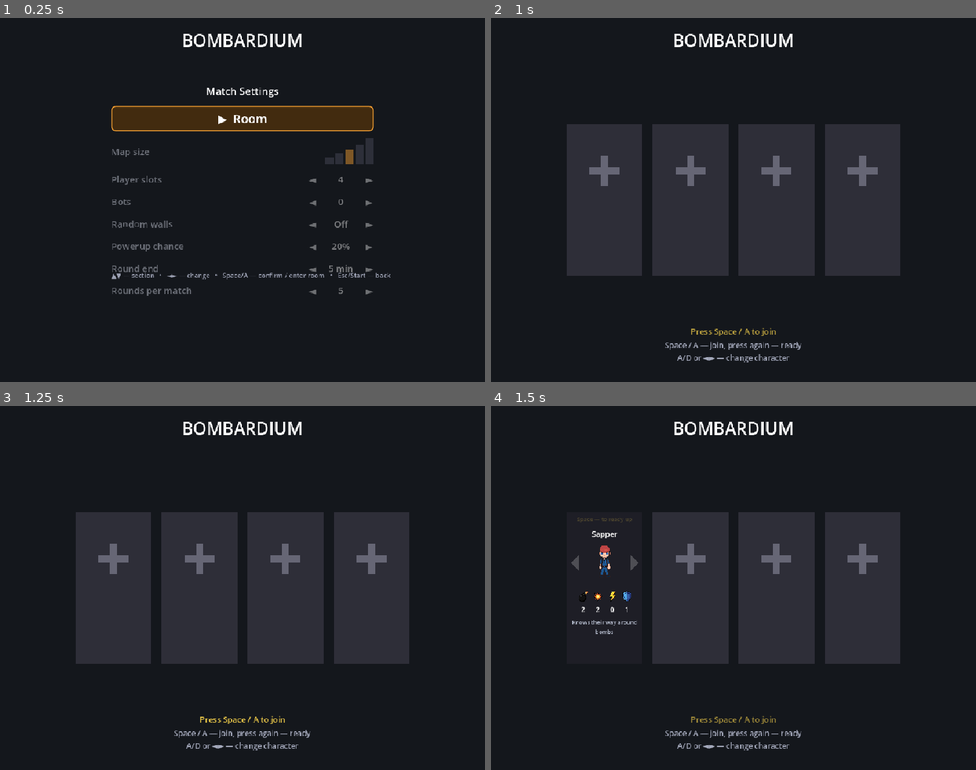
Above: before the commit, frames 1-4 (two rows, left to right).
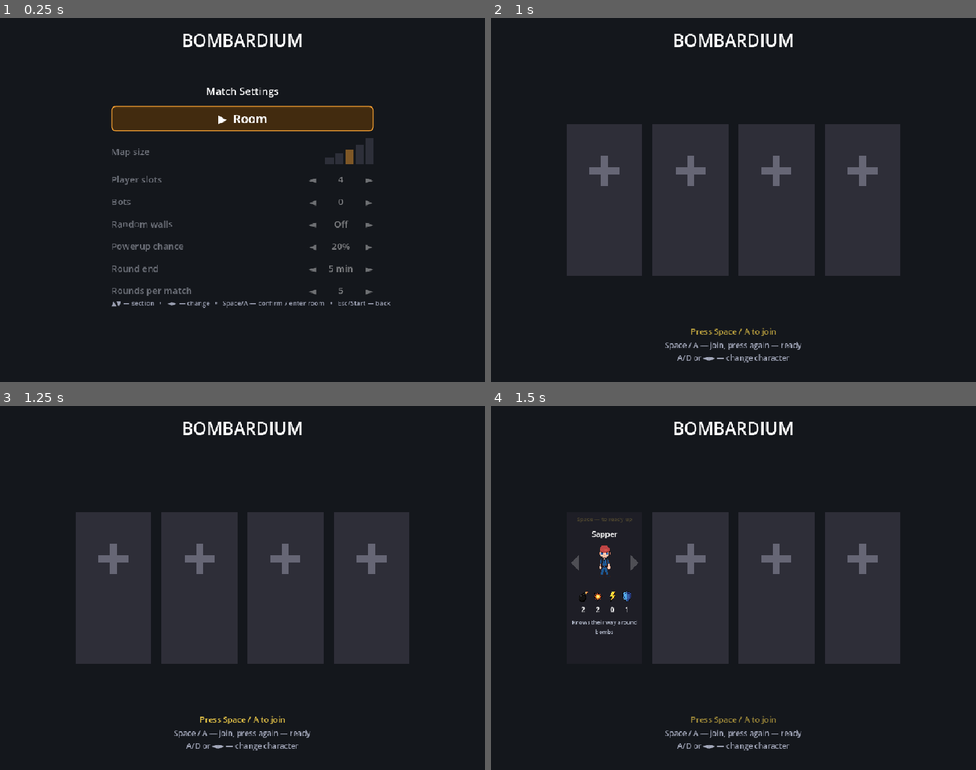
Above: after the commit, the same moments.

Repository: LikSaint/bombardium
Game: Godot game, scene res://scenes/Lobby.tscn
Two runs of this game, one before a commit and one after it. Both use one fixed random seed, a clock stepped at 60 frames per second and the inputs below. This scene is started directly instead of the project's main scene.
Inputs (mouse positions are in pixels of both pictures, inside the frame that each line leads up to):
- Up to frame 1 (0.25 s): no input
- Up to frame 2 (1 s): tap Enter at 0.5 s; move the mouse to (840, 181) at 0.52 s; hold D from 0.53 s (still down); tap E at 0.6 s; click (840, 181) at 0.67 s; tap Space at 0.77 s
- Up to frame 3 (1.25 s): keep holding D
- Up to frame 4 (1.5 s): release D at 1.25 s; tap Space at 1.25 s; drag from (636, 606) to (709, 660) at 1.27 s

The runs differ from the first frame. In frame 1, 0.6% of the frame differs, in the area x 23-81%, y 70-80%; in frame 2, nothing differs; in frame 3, nothing differs; in frame 4, nothing differs.

Commit message:
Move hint text back to bottom - fix offset direction
- Change Hint offset_top from -90 to -35
- Change Hint offset_bottom from -64 to -8
- Places hint text below menu items instead of in the middle

Co-Authored-By: Claude Haiku 4.5 <noreply@anthropic.com>

Diff:
--- a/scenes/Lobby.tscn
+++ b/scenes/Lobby.tscn
@@ -337,8 +337,8 @@
 anchor_top = 1.0
 anchor_right = 1.0
 anchor_bottom = 1.0
-offset_top = -90.0
-offset_bottom = -64.0
+offset_top = -35.0
+offset_bottom = -8.0
 theme_override_font_sizes/font_size = 13
 theme_override_colors/font_color = Color(0.7, 0.72, 0.8, 0.85)
 horizontal_alignment = 1
